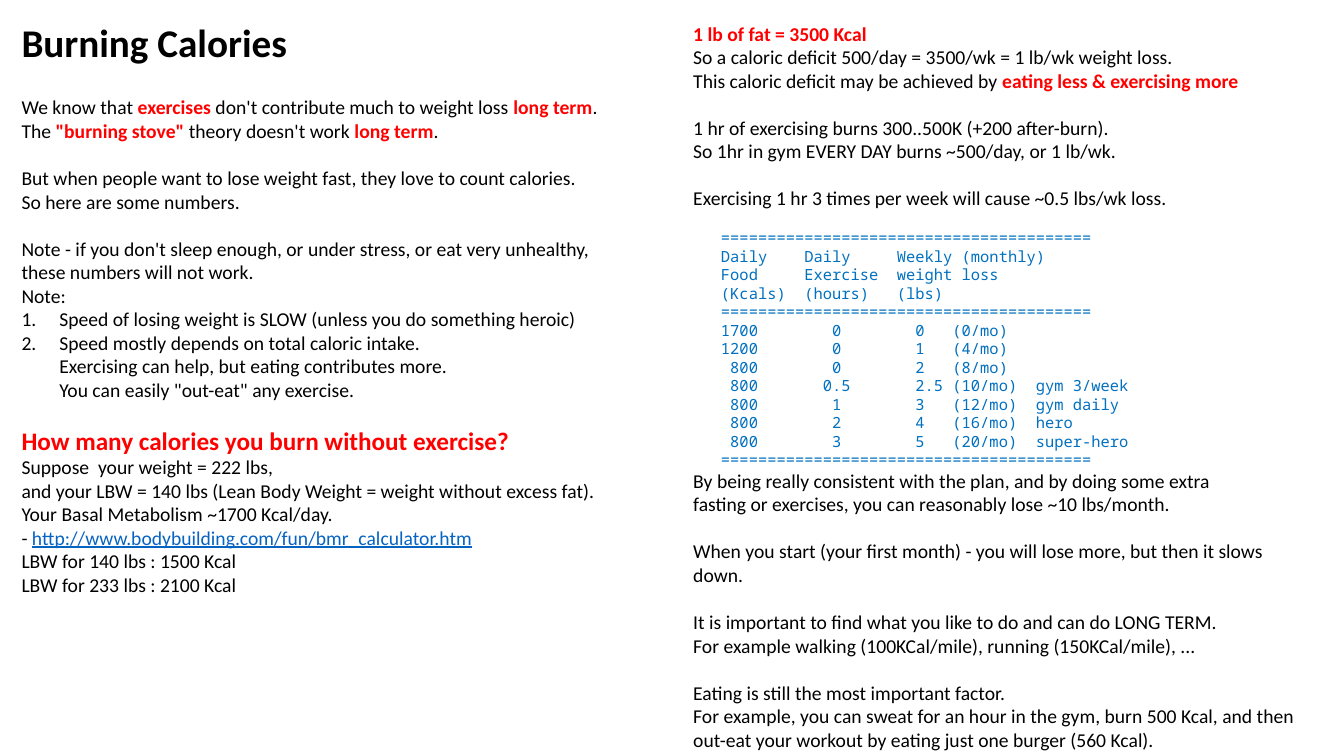
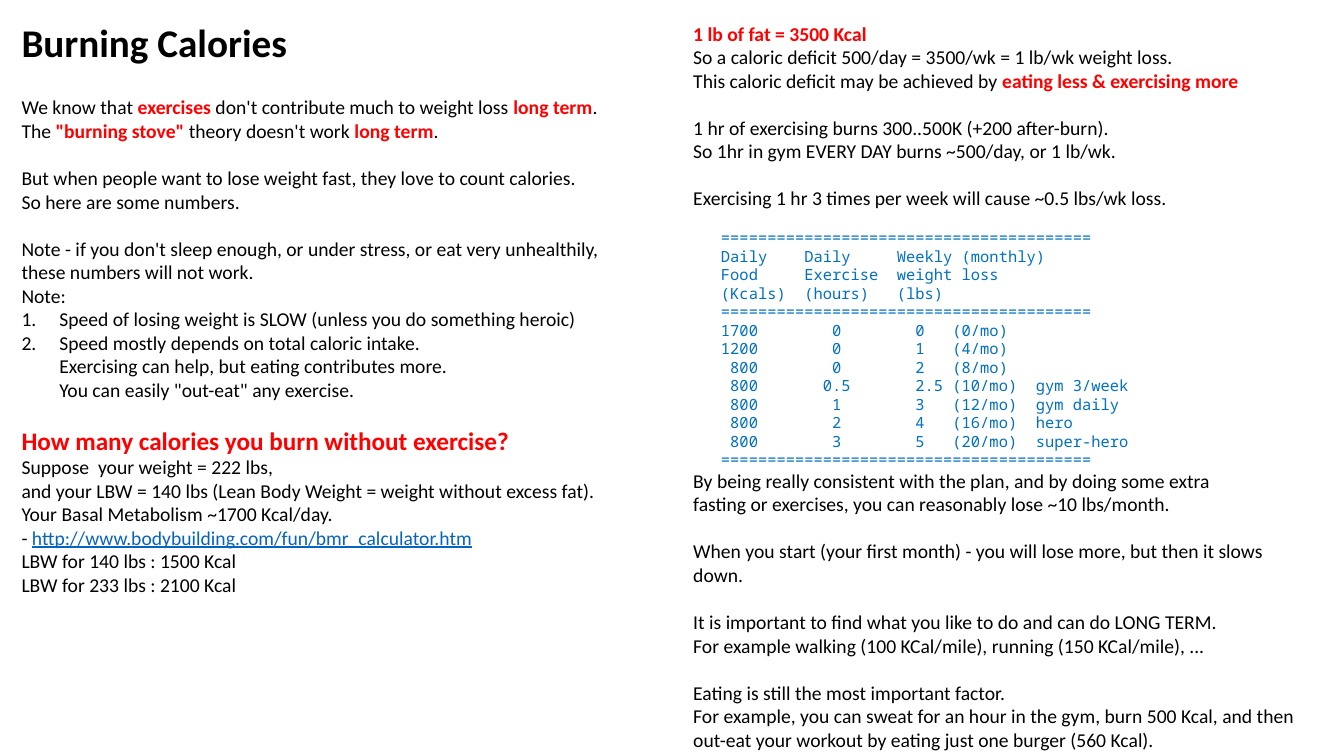
Before and after one commit to lselector/misc_life, a slide deck: slide 23 of _Life_Lose_Weight.pptx. Drawn at 1344x756 pixels with LibreOffice and Linux fonts; fonts in the diff are those of the drawing. Boxes give left, top, right and bottom in pixels: in the first picture for what was removed or moved away, otherwise in the second. Text is boxed around its words. In the diff, an @@ line names an element or a change of style, - is before the commit and + after.

```diff
--- a/_Life_Lose_Weight.pptx
+++ b/_Life_Lose_Weight.pptx
@@ text at (22,242,598,303): text changed @@
-Note - if you don't sleep enough, or under stress, or eat very unhealthy, these numbers will not work.
-Note:
+Note - if you don't sleep enough, or under stress, or eat very unhealthily, these numbers will not work.
+Note:
@@ text at (693,639,1185,657): spaces changed @@
-For example walking (100KCal/mile), running (150KCal/mile), ...
+For example walking (100 KCal/mile), running (150 KCal/mile), ...
```
Also in this commit, not shown: 1 other slide changed.
